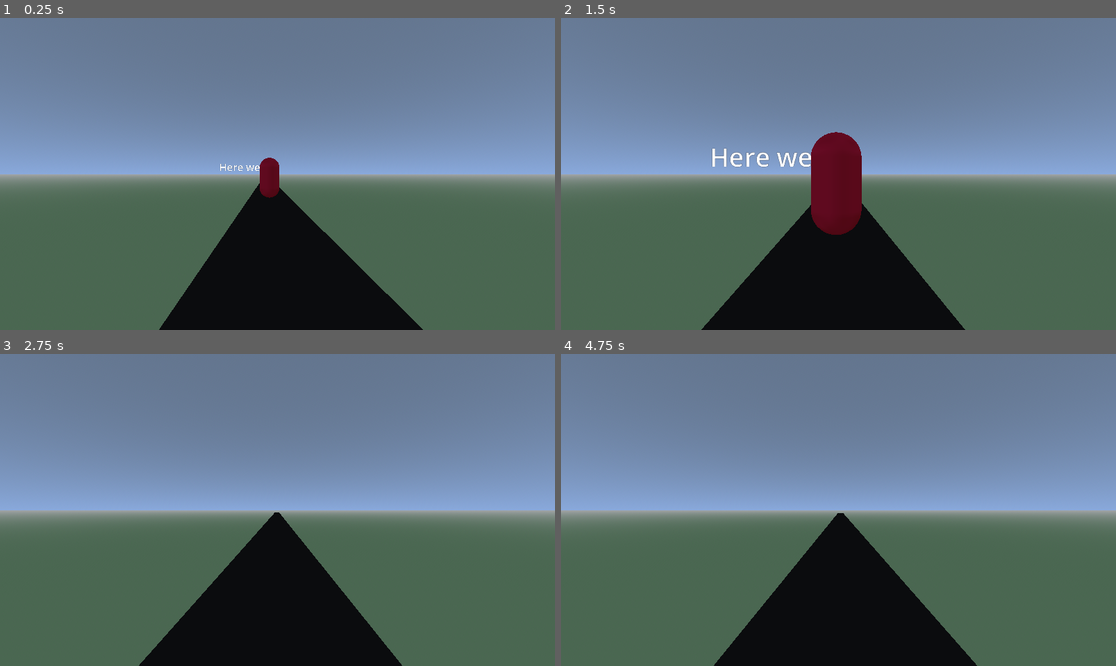
Above: before the commit, frames 1-4 (two rows, left to right).
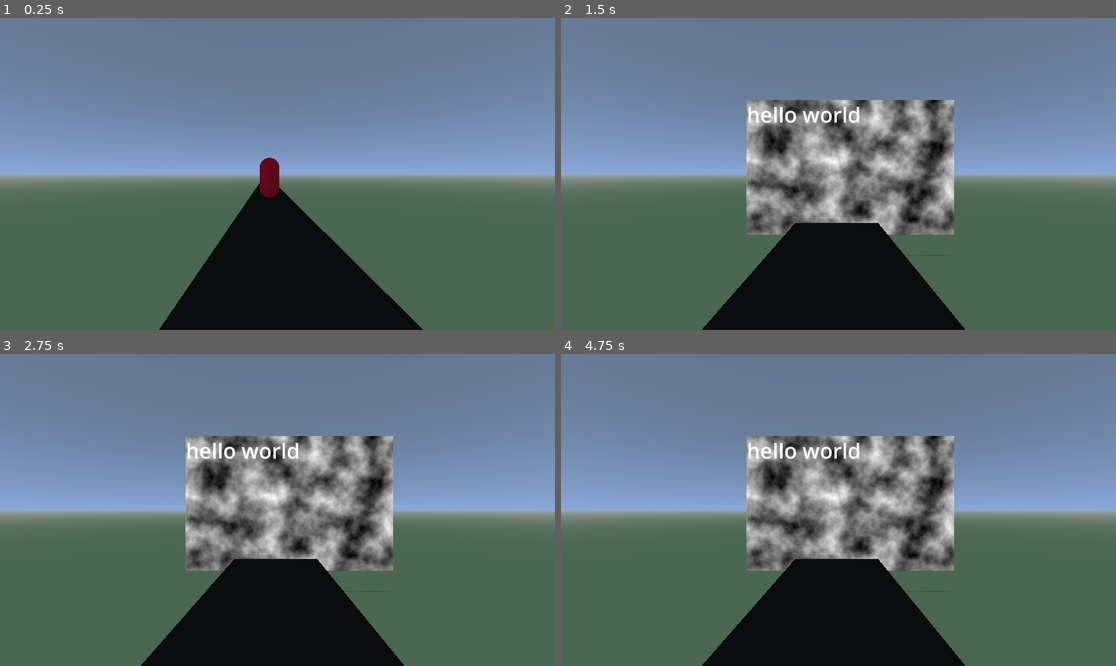
Above: after the commit, the same moments.

Repository: Johngoss725/TyingOfTheGodot
Game: Godot game, scene res://Worlds/FirstWorld.tscn
The game is run twice, just before and just after one commit, with the same random seed, the same clock (stepped at 60 frames per second) and the same inputs.
Inputs:
- Up to frame 1 (0.25 s): no input
- Up to frame 2 (1.5 s): tap Enter at 0.5 s
- Up to frame 3 (2.75 s): no input
- Up to frame 4 (4.75 s): tap Space at 2.75 s

The runs differ from the first frame. In frame 1, less than 0.1% of the frame differs, in the area x 39-47%, y 46-50%; in frame 2, 15%; in frame 3, 15%; in frame 4, 15%, in the area x 25-75%, y 26-100%.

Commit message:
basic combat working

Diff:
--- a/Enemy/enemy.gd
+++ b/Enemy/enemy.gd
@@ -2,6 +2,40 @@
 
 @export var ratio = 0.12
 
+@onready var rand= RandomNumberGenerator.new()
+
+@onready var word_dict = [
+	"hello world",
+	"wasssuppp",
+	"f chat gpt"
+]
+
+@onready var phrase=""
+
 
 func _ready() -> void:
+	add_to_group("enemy")
+	$EnemysBoard/Sprite3D.visible=false
+	var rand_num = rand.randi_range(0,len(word_dict)-1)
+	phrase = word_dict[rand_num]
+	$EnemysBoard/SubViewport/RichTextLabel.add_text(phrase)
+
+func attack():
+	KeyboardManger.initiate_attack(self,phrase)
+	print("enemy in attack formation")
+	add_to_group("active_enemy")
+	$EnemysBoard/Sprite3D.visible=true
+	get_tree().call_group("player", "engage_attack")
+
+func update_rich_text_label():
 	pass
+#print the red for whats typed
+#and the green for wha we gotta type
+#subrtactificate from the two words basically
+func update_word(word):
+	$EnemysBoard/SubViewport/RichTextLabel.text=word
+
+
+func defeated():
+	remove_from_group("active_enemy")
+	get_tree().call_group("player", "finish_attack")
--- a/Enemy/enemy.tscn
+++ b/Enemy/enemy.tscn
@@ -8,8 +8,20 @@
 [sub_resource type="CapsuleMesh" id="CapsuleMesh_2pb1h"]
 material = SubResource("StandardMaterial3D_xjnqo")
 
+[sub_resource type="Gradient" id="Gradient_2pb1h"]
+
+[sub_resource type="FastNoiseLite" id="FastNoiseLite_px1sc"]
+
+[sub_resource type="NoiseTexture2D" id="NoiseTexture2D_am0pq"]
+height = 325
+color_ramp = SubResource("Gradient_2pb1h")
+noise = SubResource("FastNoiseLite_px1sc")
+
 [sub_resource type="ViewportTexture" id="ViewportTexture_2pb1h"]
-viewport_path = NodePath("Node3D/SubViewport")
+viewport_path = NodePath("EnemysBoard/SubViewport")
+
+[sub_resource type="BoxShape3D" id="BoxShape3D_2pb1h"]
+size = Vector3(1, 3.71985, 5.70721)
 
 [node name="Enemy" type="Node3D"]
 script = ExtResource("1_2pb1h")
@@ -18,18 +30,20 @@
 transform = Transform3D(1, 0, 0, 0, 1, 0, 0, 0, 1, 0, 0.995661, 0)
 mesh = SubResource("CapsuleMesh_2pb1h")
 
-[node name="Camera3D" type="Camera3D" parent="."]
-transform = Transform3D(1, 0, 0, 0, 1, 0, 0, 0, 1, 0, 1.59577, 3.5191)
+[node name="EnemysBoard" type="Node3D" parent="."]
 
-[node name="Node3D" type="Node3D" parent="."]
-
-[node name="SubViewport" type="SubViewport" parent="Node3D"]
+[node name="SubViewport" type="SubViewport" parent="EnemysBoard"]
 transparent_bg = true
 handle_input_locally = false
 size = Vector2i(500, 375)
 render_target_update_mode = 4
 
-[node name="RichTextLabel" type="RichTextLabel" parent="Node3D/SubViewport"]
+[node name="TextureRect" type="TextureRect" parent="EnemysBoard/SubViewport"]
+offset_right = 40.0
+offset_bottom = 40.0
+texture = SubResource("NoiseTexture2D_am0pq")
+
+[node name="RichTextLabel" type="RichTextLabel" parent="EnemysBoard/SubViewport"]
 anchors_preset = 15
 anchor_right = 1.0
 anchor_bottom = 1.0
@@ -38,8 +52,14 @@
 size_flags_vertical = 4
 theme_override_font_sizes/normal_font_size = 51
 bbcode_enabled = true
-text = "Here we are"
 fit_content = true
 
-[node name="Sprite3D" type="Sprite3D" parent="Node3D"]
+[node name="Sprite3D" type="Sprite3D" parent="EnemysBoard"]
+transform = Transform3D(1, 0, 0, 0, 1, 0, 0, 0, 1, 0.334701, 1.09336, 0.69594)
 texture = SubResource("ViewportTexture_2pb1h")
+
+[node name="Area3D" type="Area3D" parent="."]
+
+[node name="CollisionShape3D" type="CollisionShape3D" parent="Area3D"]
+transform = Transform3D(1, 0, 0, 0, 1, 0, 0, 0, 1, 0, 1.35992, 2.35361)
+shape = SubResource("BoxShape3D_2pb1h")
--- /dev/null
+++ b/Keyboard.gd
@@ -0,0 +1 @@
+extends Node
--- a/Worlds/FirstWorld.tscn
+++ b/Worlds/FirstWorld.tscn
@@ -9,6 +9,8 @@
 "tilts": PackedFloat32Array(0, 0, 0, 0, 0, 0, 0, 0)
 }
 point_count = 8
+
+[sub_resource type="CapsuleShape3D" id="CapsuleShape3D_jivs5"]
 
 [sub_resource type="StandardMaterial3D" id="StandardMaterial3D_2of45"]
 albedo_color = Color(0.104833, 0.0655813, 1.20327e-08, 1)
@@ -41,6 +43,11 @@
 [node name="Camera3D" type="Camera3D" parent="PlayerPath/PlayerCart"]
 transform = Transform3D(1, 0, 0, 0, 1, 0, 0, 0, 1, 0, 1.18051, 0)
 
+[node name="PlayerArea" type="Area3D" parent="PlayerPath/PlayerCart"]
+
+[node name="CollisionShape3D" type="CollisionShape3D" parent="PlayerPath/PlayerCart/PlayerArea"]
+shape = SubResource("CapsuleShape3D_jivs5")
+
 [node name="Ground" type="MeshInstance3D" parent="."]
 transform = Transform3D(1, 0, 0, 0, 1, 0, 0, 0, 1, 0, 0, -50)
 mesh = SubResource("PlaneMesh_jivs5")
@@ -52,3 +59,11 @@
 
 [node name="Enemy" parent="EnemyHolder" instance=ExtResource("1_2of45")]
 transform = Transform3D(1, 0, 0, 0, 1, 0, 0, 0, 1, 0, 0, -11.3731)
+
+[node name="Enemy2" parent="EnemyHolder" instance=ExtResource("1_2of45")]
+transform = Transform3D(1, 0, 0, 0, 1, 0, 0, 0, 1, 0, 0, -43.0378)
+
+[node name="Enemy3" parent="EnemyHolder" instance=ExtResource("1_2of45")]
+transform = Transform3D(1, 0, 0, 0, 1, 0, 0, 0, 1, 0, 0, -73.5755)
+
+[connection signal="area_entered" from="PlayerPath/PlayerCart/PlayerArea" to="." method="_on_player_area_area_entered"]
--- a/Worlds/first_world.gd
+++ b/Worlds/first_world.gd
@@ -1,12 +1,37 @@
 extends Node3D
-
 
 @export var speed = 0.05
 
 @onready var player_cart=$PlayerPath/PlayerCart
 
 func _ready() -> void:
-	print("looking good ")
+	add_to_group("player")
+
+@onready var prev_state=""
+@onready var next_state="advance"
+@onready var curr_state=""
 
 func _process(delta: float) -> void:
-	player_cart.progress_ratio+=delta*speed
+	prev_state = curr_state
+	curr_state = next_state
+
+	match curr_state:
+		"advance":
+			player_cart.progress_ratio+=delta*speed
+
+		"engage":
+			pass
+
+func engage_attack():
+	print("engaging attack")
+	next_state = "engage"
+
+func finish_attack():
+	print("finishing attack")
+	next_state = "advance"
+
+
+func _on_player_area_area_entered(area: Area3D) -> void:
+	if area.owner.is_in_group("enemy"):
+		area.owner.attack()
+		engage_attack()
--- /dev/null
+++ b/autoloads/KeyboardManger.gd
@@ -0,0 +1,30 @@
+extends Node
+
+
+
+@onready var curr_word = null
+@onready var active_enemy = null
+
+func initiate_attack(enemy, word):
+	print(enemy ," : ", word )
+	curr_word = word
+	active_enemy = enemy
+
+#if we type the letter we are supposed to
+#we remove that letter and continue
+#if we type the wrong letter we just contuine for now but will do damage later?
+
+func _input(event):
+	if curr_word != null:
+		if event is InputEventKey and event.pressed and not event.echo:
+			var scancode = event.keycode
+			var char = OS.get_keycode_string(scancode)
+			if scancode == 32 and curr_word[0]==" ":
+				curr_word=curr_word.erase(0)
+				active_enemy.update_word(curr_word)
+			elif char.to_lower() == curr_word[0]:
+				curr_word=curr_word.erase(0)
+				active_enemy.update_word(curr_word)
+			if len(curr_word)<=0:
+				curr_word = null
+				get_tree().call_group("active_enemy","defeated")
--- a/project.godot
+++ b/project.godot
@@ -15,6 +15,10 @@
 config/features=PackedStringArray("4.4", "GL Compatibility")
 config/icon="res://icon.svg"
 
+[autoload]
+
+KeyboardManger="*res://autoloads/KeyboardManger.gd"
+
 [rendering]
 
 renderer/rendering_method="gl_compatibility"
Not shown: 1 places in Enemy/enemy.tscn that only renumber resources
Not shown, added: Keyboard.gd.uid
Not shown: 1 places in Worlds/FirstWorld.tscn that only renumber resources
Not shown, added: autoloads/KeyboardManger.gd.uid
